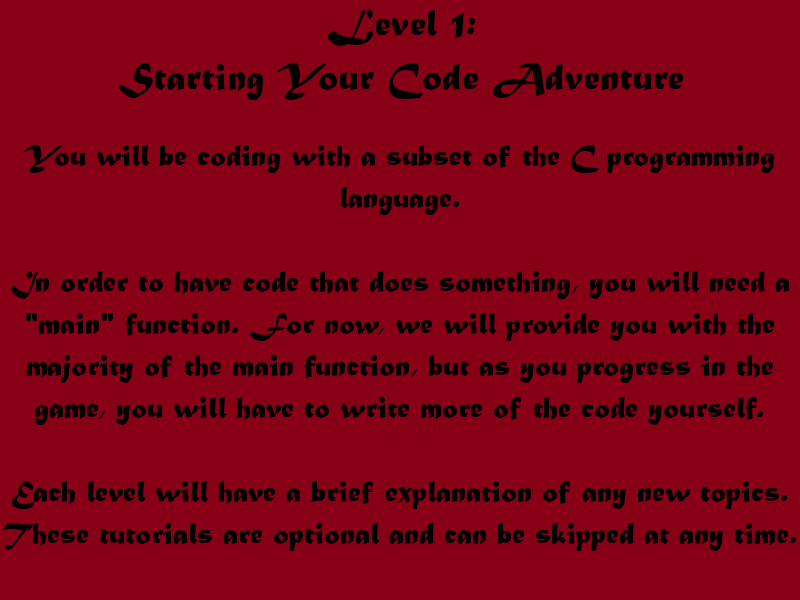
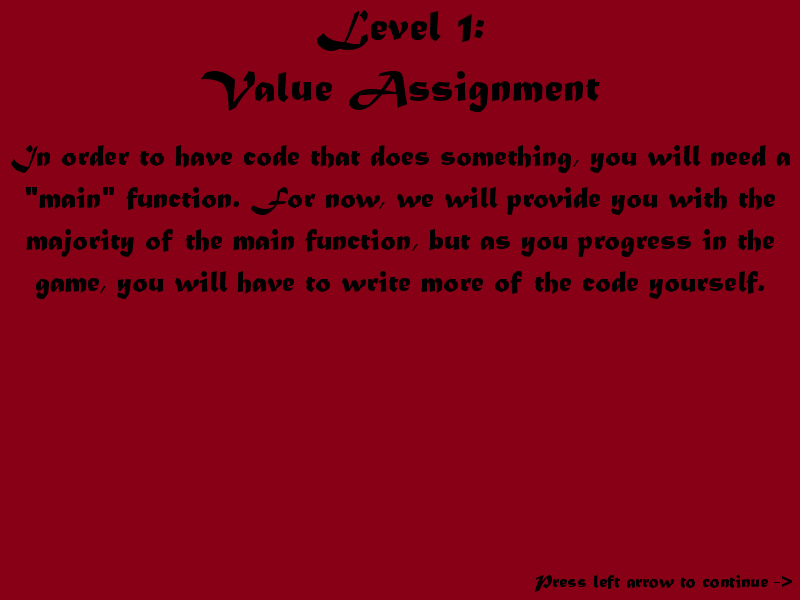
Comparing the layer stacks of the two 800 x 600 images. Changes:
renamed "You will be coding with a subs..." to "In order to have code that doe...", painted on it over [3,145,796,551]
painted on "Level 1: ..." over [118,9,683,112]
painted on "Background" over [535,575,792,592]
